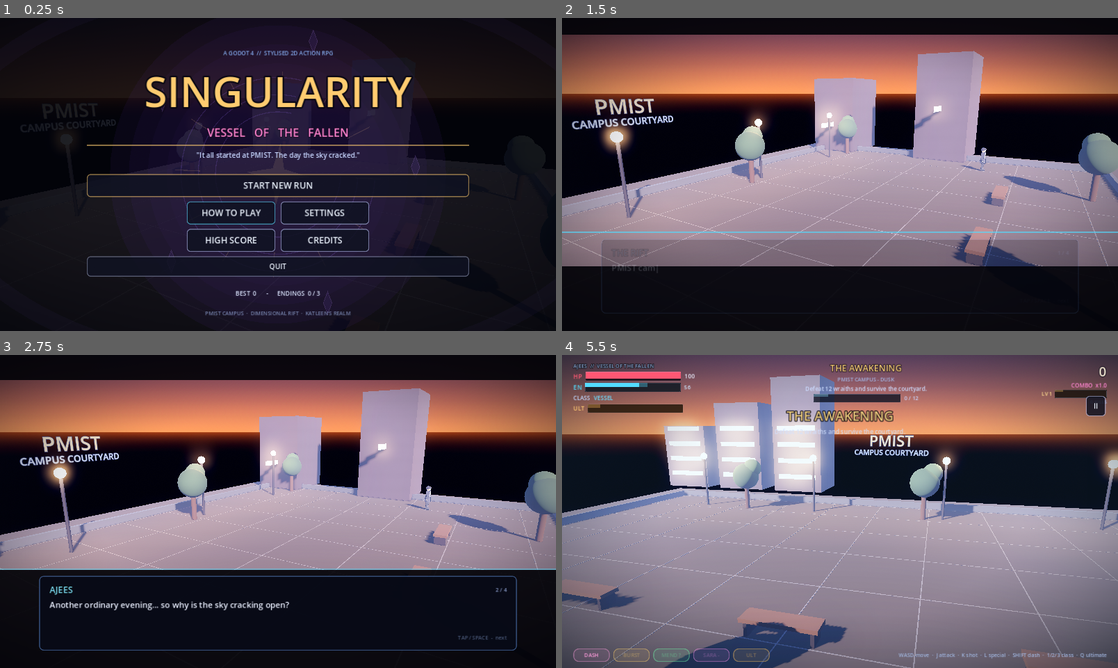
Above: before the commit, frames 1-4 (two rows, left to right).
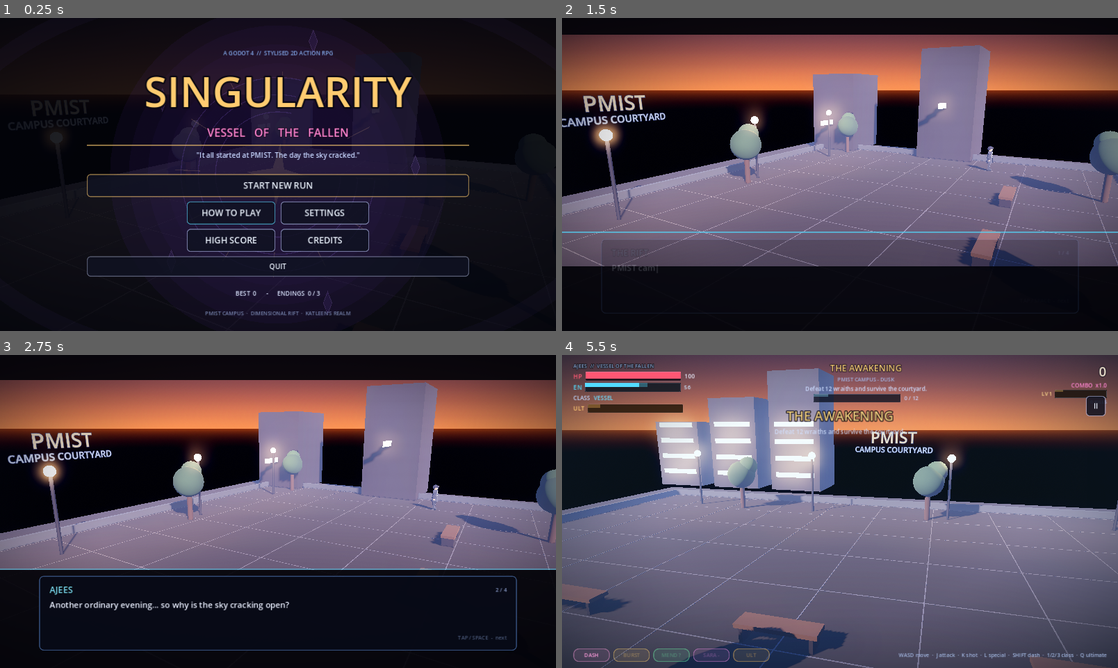
Above: after the commit, the same moments.

Repository: abdulkather82821-shadow/Singularity-Mobile-game
Game: Godot game, scene res://res/scenes/main.tscn
Same seed, same stepped clock (60 frames per second), same inputs: the game is played once before the commit and once after it. Sound files missing from this copy of the repository are replaced by a short silence.
Inputs (mouse positions are in pixels of both pictures, inside the frame that each line leads up to):
- Up to frame 1 (0.25 s): no input
- Up to frame 2 (1.5 s): click "START NEW RUN" at 0.5 s; click "BEGIN" at 1.25 s
- Up to frame 3 (2.75 s): tap Enter at 2 s; move the mouse to (400, 495) at 2.02 s; hold D (move_right) from 2.03 s (still down); hold J (attack) from 2.03 s (still down); click (400, 495) at 2.17 s; tap Space (jump) at 2.27 s
- Up to frame 4 (5.5 s): release D (move_right) at 2.75 s; release J (attack) at 2.75 s; drag from (728, 527) to (812, 574) at 2.77 s; move the mouse to (895, 442) at 3.52 s; hold D (move_right) 3.53-4.25 s; hold H (heal) 3.53-4.25 s; drag from (812, 574) to (673, 464) at 4.27 s; move the mouse to (1006, 558) at 5.02 s; hold A (move_left) from 5.03 s (still down); hold L (special) from 5.03 s (still down); tap Space (jump) at 5.27 s

The runs differ from the first frame. In frame 1, 0.1% of the frame differs, in the area x 9-21%, y 27-41%; in frame 2, 43%; in frame 3, 33%; in frame 4, 59%, in the area x 0-100%, y 4-100%.

Commit message:
feat(look): darker campus albedos, tighter exposure, closer camera, bolder toon outline
Co-authored-by: arena-agent <297053741+arena-agent@users.noreply.github.com>

Diff:
--- a/res/scenes/main.tscn
+++ b/res/scenes/main.tscn
@@ -55,7 +55,7 @@
 [node name="Rim" type="DirectionalLight3D" parent="."]
 rotation_degrees = Vector3(-14, 148, 0)
 light_color = Color(0.56, 0.7, 1, 1)
-light_energy = 0.45
+light_energy = 0.28
 light_specular = 0.2
 
 [node name="Arena" parent="." instance=ExtResource("2_arena")]
--- a/res/scripts/game_config.gd
+++ b/res/scripts/game_config.gd
@@ -219,9 +219,9 @@
 const ARENA_HALF_Z: float = 13.0
 const GROUND_Y: float = 0.0
 
-const CAMERA_OFFSET: Vector3 = Vector3(0.0, 3.7, 11.4)
-const CAMERA_LOOK_HEIGHT: float = 1.55
-const CAMERA_FOV: float = 50.0
+const CAMERA_OFFSET: Vector3 = Vector3(0.0, 3.4, 9.2)
+const CAMERA_LOOK_HEIGHT: float = 1.5
+const CAMERA_FOV: float = 48.0
 const CAMERA_FOLLOW: float = 5.2
 
 const PLAYER_SPEED_3D: float = 6.6
--- a/res/scripts/world/arena.gd
+++ b/res/scripts/world/arena.gd
@@ -185,16 +185,16 @@
 
 # ------------------------------------------------------------------ stage 1
 func _build_campus() -> void:
-	_ground_plane(Vector3(48.0, 0.0, 34.0), Color(0.18, 0.17, 0.165), 0.96)
-	_grid_lines(Color(0.34, 0.35, 0.4), 4.0, 20.0, 13.0)
+	_ground_plane(Vector3(48.0, 0.0, 34.0), Color(0.105, 0.1, 0.115), 0.96)
+	_grid_lines(Color(0.3, 0.32, 0.4), 4.0, 20.0, 13.0)
 	_bounds(20.0, 13.0, Color(0.22, 0.26, 0.34))
 	_apply_environment(Color(0.16, 0.2, 0.38), Color(0.95, 0.55, 0.38), Color(0.62, 0.66, 0.85), 0.012)
 	if is_instance_valid(sun):
 		sun.rotation_degrees = Vector3(-32.0, -38.0, 0.0)
 		sun.light_color = Color(1.0, 0.74, 0.52)
-		sun.light_energy = 1.7
+		sun.light_energy = 1.25
 		sun.shadow_bias = 0.04
-	var wall: StandardMaterial3D = _mat(Color(0.2, 0.18, 0.24), 0.0, 0.85)
+	var wall: StandardMaterial3D = _mat(Color(0.115, 0.105, 0.145), 0.0, 0.85)
 	var window: StandardMaterial3D = _mat(Color(1.0, 0.82, 0.5), 1.6, 0.4)
 	for i in 3:
 		var height: float = 7.0 + float(i) * 2.4
@@ -334,9 +334,9 @@
 	environment.background_energy_multiplier = 0.9
 	environment.ambient_light_source = Environment.AMBIENT_SOURCE_COLOR
 	environment.ambient_light_color = Color(0.3, 0.34, 0.5).lerp(fog_color, 0.3)
-	environment.ambient_light_energy = 0.42
+	environment.ambient_light_energy = 0.34
 	environment.tonemap_mode = Environment.TONE_MAPPER_ACES
-	environment.tonemap_exposure = 1.02
+	environment.tonemap_exposure = 0.88
 	environment.tonemap_white = 6.0
 	environment.fog_enabled = true
 	environment.fog_light_color = fog_color
--- a/res/scripts/world/rig3d.gd
+++ b/res/scripts/world/rig3d.gd
@@ -192,7 +192,7 @@
 	outline.albedo_color = OUTLINE_COLOR
 	outline.cull_mode = BaseMaterial3D.CULL_FRONT
 	outline.grow = true
-	outline.grow_amount = 0.016
+	outline.grow_amount = 0.026
 	return outline
 
 
